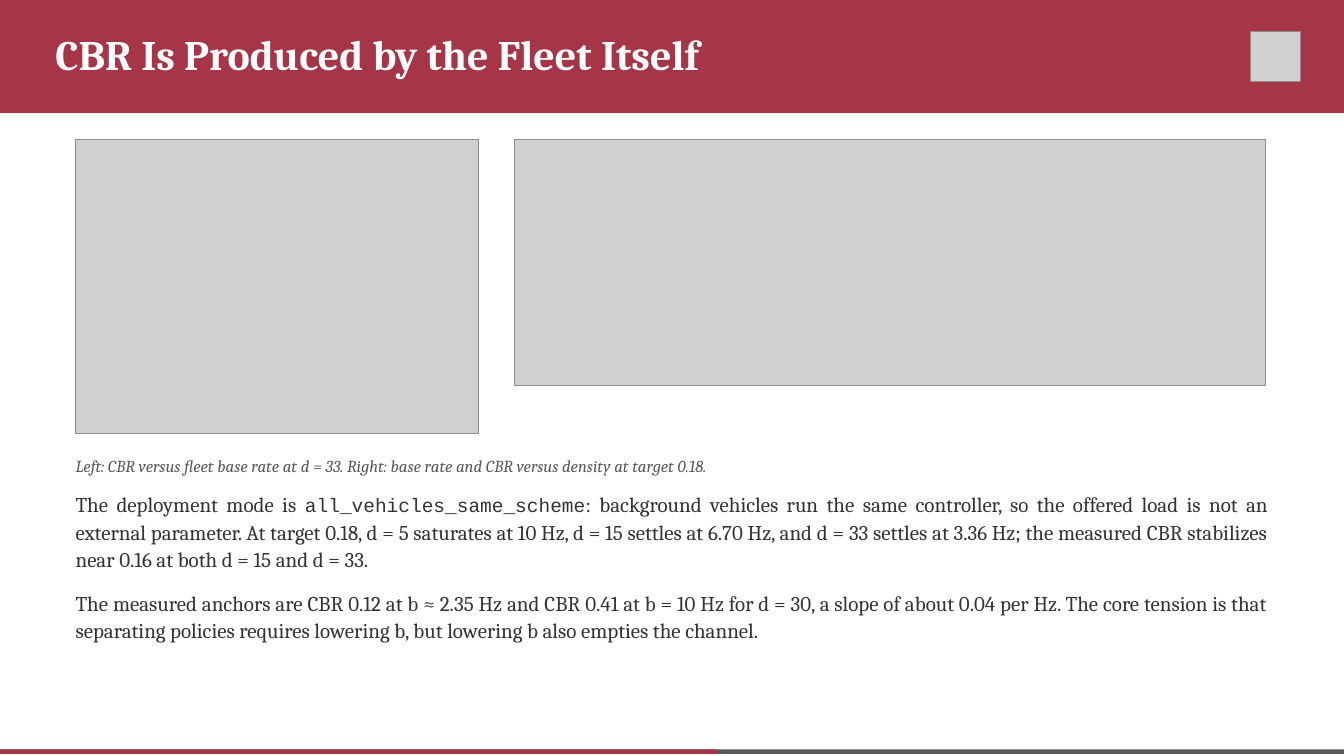
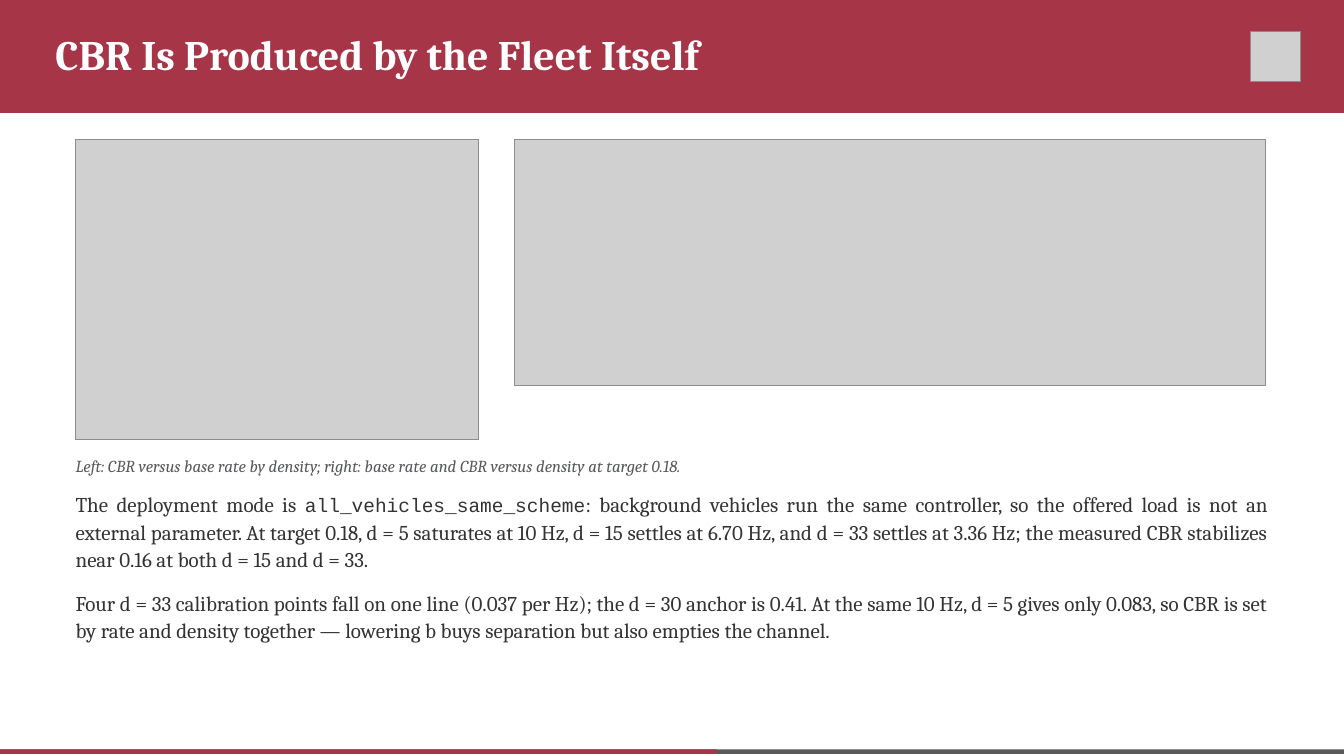
Before and after one commit to han088693-debug/EIE575-Project, a slide deck: slide 8 of TABR_project/docs/deck/pu/EIE575_TABR_Group3.pptx. Drawn at 1344x756 pixels with LibreOffice and Linux fonts; fonts in the diff are those of the drawing; grey boxes stand for pictures. Boxes give left, top, right and bottom in pixels: in the first picture for what was removed or moved away, otherwise in the second. Text is boxed around its words. In the diff, an @@ line names an element or a change of style, - is before the commit and + after.

Commit message:
Rebuild the PU deck with the new fig2

```diff
--- a/TABR_project/docs/deck/pu/EIE575_TABR_Group3.pptx
+++ b/TABR_project/docs/deck/pu/EIE575_TABR_Group3.pptx
@@ picture: place and size @@
-picture at bbox=[76, 139, 479, 434]
+picture at bbox=[76, 139, 479, 440]
@@ text at bbox=[76, 460, 681, 476]: text changed @@
-Left: CBR versus fleet base rate at d = 33. Right: base rate and CBR versus density at target 0.18.
+Left: CBR versus base rate by density; right: base rate and CBR versus density at target 0.18.
@@ text at bbox=[76, 596, 1266, 643]: text changed @@
-The measured anchors are CBR 0.12 at b ≈ 2.35 Hz and CBR 0.41 at b = 10 Hz for d = 30, a slope of about 0.04 per Hz. The core tension is that separating policies requires lowering b, but lowering b also empties the channel.
+Four d = 33 calibration points fall on one line (0.037 per Hz); the d = 30 anchor is 0.41. At the same 10 Hz, d = 5 gives only 0.083, so CBR is set by rate and density together — lowering b buys separation but also empties the channel.
```
Also in this commit, not shown: 1 other file.
